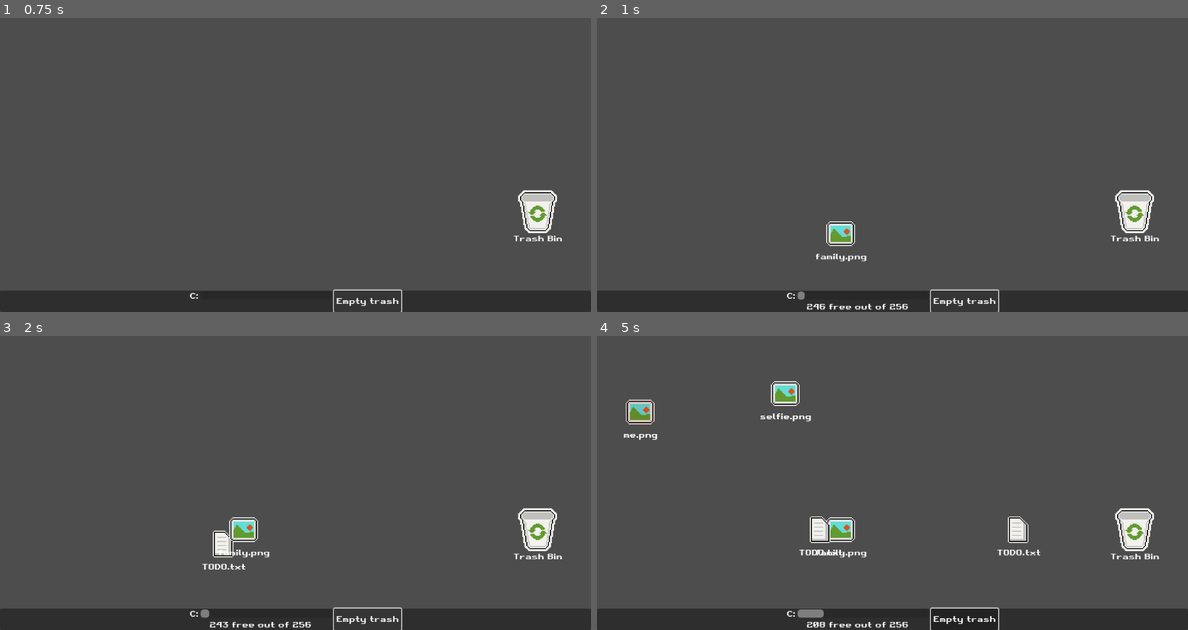
Above: before the commit, frames 1-4 (two rows, left to right).
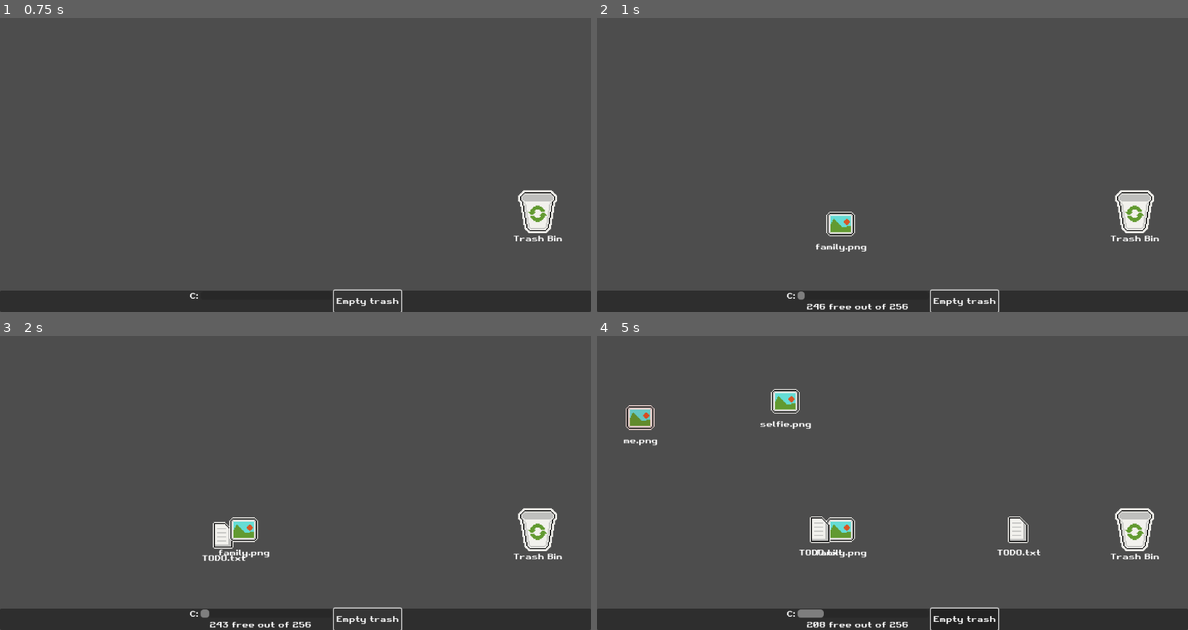
Above: after the commit, the same moments.

Repository: VileOar/ludum-dare-54
Game: Godot game, scene res://scenes/main.tscn
The game is run twice, just before and just after one commit, with the same random seed, the same clock (stepped at 60 frames per second) and the same inputs.
Inputs (mouse positions are in pixels of both pictures, inside the frame that each line leads up to):
- Up to frame 1 (0.75 s): click "Empty trash" at 0.5 s
- Up to frame 2 (1 s): no input
- Up to frame 3 (2 s): click "Empty trash" at 1.25 s
- Up to frame 4 (5 s): click "Empty trash" at 2 s; tap Enter at 2.75 s; drag from (1134, 530) to (892, 465) at 2.77 s; tap Space at 3.5 s; drag from (774, 480) to (1134, 530) at 3.52 s; move the mouse to (951, 391) at 4.27 s; click (951, 391) at 4.42 s

Frame 1 is identical in both runs. In frame 2, 0.7% of the frame differs, in the area x 37-46%, y 65-83%; in frame 3, 0.4%; in frame 4, 1.2%, in the area x 4-37%, y 15-38%.

Commit message:
Small fixes

Diff:
--- a/scenes/desktop.tscn
+++ b/scenes/desktop.tscn
@@ -41,9 +41,9 @@
 anchor_right = 0.472
 anchor_bottom = 0.198
 offset_left = -0.255981
-offset_top = -0.0879822
+offset_top = 47.912
 offset_right = 0.255981
-offset_bottom = -0.304016
+offset_bottom = -0.304001
 grow_horizontal = 2
 grow_vertical = 2
 mouse_filter = 2
--- a/scenes/files/trash_bin.tscn
+++ b/scenes/files/trash_bin.tscn
@@ -47,7 +47,6 @@
 offset_bottom = 32.0
 
 [node name="DeletingTime" type="Timer" parent="." index="8"]
-wait_time = 5.0
 one_shot = true
 
 [connection signal="mouse_entered" from="Area2D" to="." method="_on_area_2d_mouse_entered"]
Not shown: 1 places in scenes/desktop.tscn that only renumber resources
